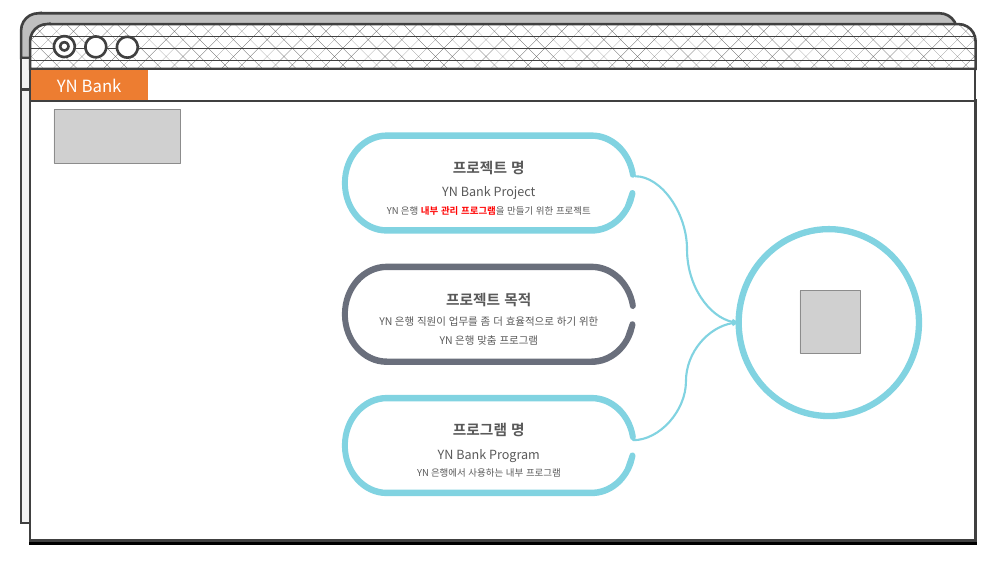
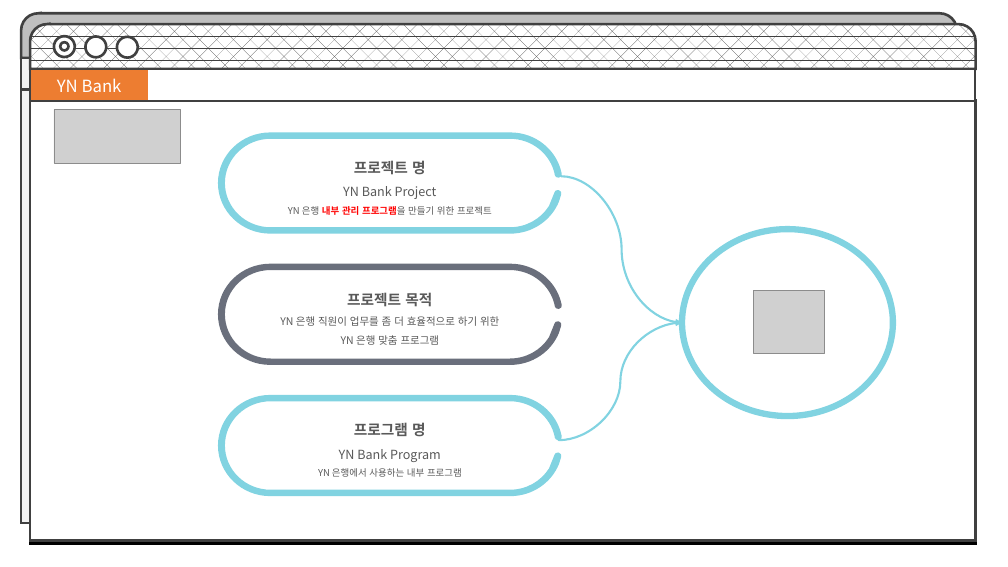
Before and after one commit to DaeguIT-MinSuKim/yi_java3st_2team, a slide deck: slide 2 of file/ppt.pptx. Drawn at 1008x567 pixels with LibreOffice and Linux fonts; fonts in the diff are those of the drawing; grey boxes stand for pictures. Boxes give left, top, right and bottom in pixels: in the first picture for what was removed or moved away, otherwise in the second. Text is boxed around its words. In the diff, an @@ line names an element or a change of style, - is before the commit and + after.

```diff
--- a/file/ppt.pptx
+++ b/file/ppt.pptx
@@ freeform shape "프로젝트 명": place and size @@
-freeform shape "프로젝트 명" at <box>342,132,636,234</box>
+freeform shape "프로젝트 명" at <box>218,132,562,234</box>
@@ curved arrow moved from (636, 176) - (739, 323) to (561, 176) - (682, 323) @@
@@ ellipse: place and size @@
-ellipse at <box>739,229,919,416</box>
+ellipse at <box>682,229,893,416</box>
@@ freeform shape "프로젝트 목적": place and size @@
-freeform shape "프로젝트 목적" at <box>342,264,636,365</box>
+freeform shape "프로젝트 목적" at <box>218,264,562,365</box>
@@ picture: place and size @@
-picture at <box>800,291,861,354</box>
+picture at <box>754,291,824,354</box>
@@ curved arrow moved from (634, 440) - (739, 323) to (559, 440) - (682, 323) @@
@@ freeform shape "프로그램 명": place and size @@
-freeform shape "프로그램 명" at <box>342,395,636,496</box>
+freeform shape "프로그램 명" at <box>218,395,562,496</box>
```
Also in this commit, not shown: 2 other slides changed, 10 slides added, 1 other file.
